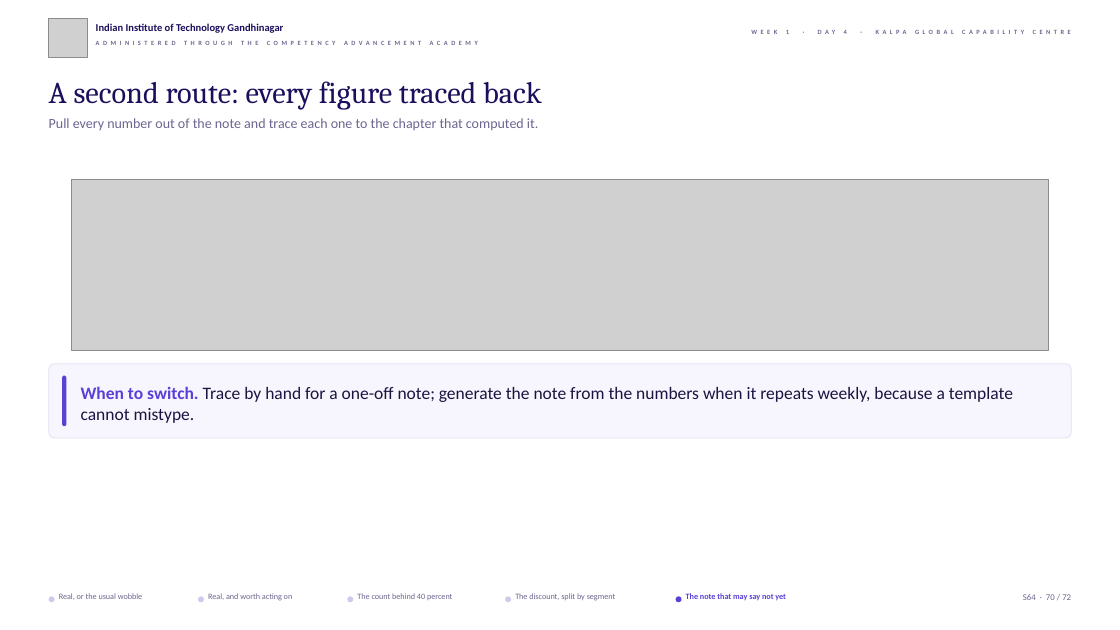
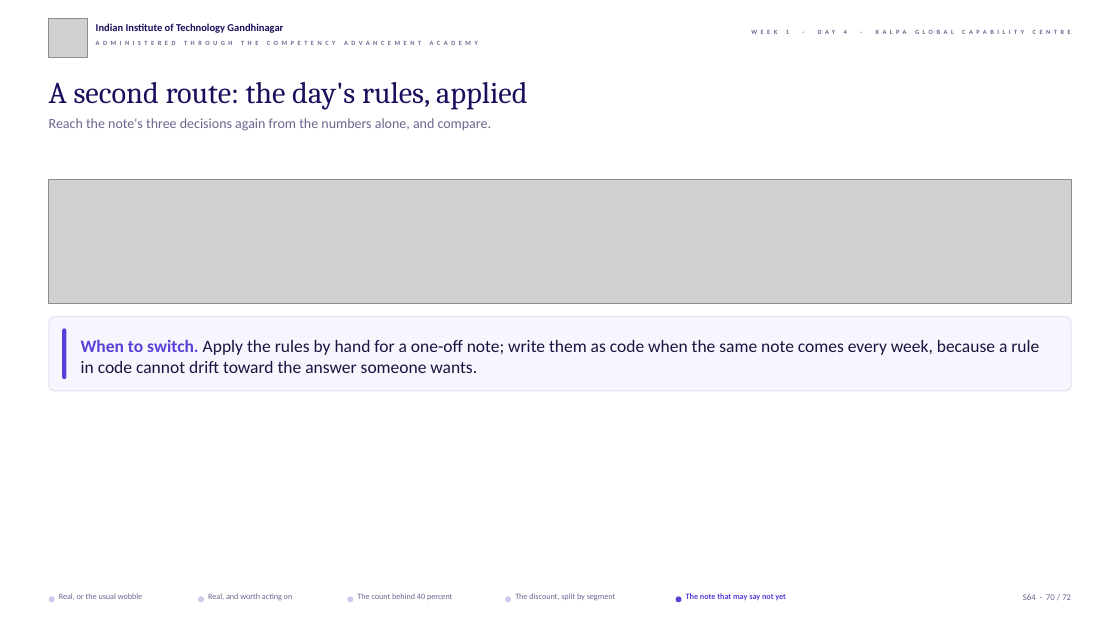
Before and after one commit to fde-academy-lab/c2-content-factory, a slide deck: slide 70 of content/W01/D4/slides/C2_W01_D04_half1_STUDENT.pptx. Drawn at 1120x630 pixels with LibreOffice and Linux fonts; fonts in the diff are those of the drawing; grey boxes stand for pictures; background and template pictures are left out. Boxes give left, top, right and bottom in pixels: in the first picture for what was removed or moved away, otherwise in the second. Text is boxed around its words. In the diff, an @@ line names an element or a change of style, - is before the commit and + after.

```diff
--- a/content/W01/D4/slides/C2_W01_D04_half1_STUDENT.pptx
+++ b/content/W01/D4/slides/C2_W01_D04_half1_STUDENT.pptx
@@ text at (49, 82, 528, 109): text changed @@
-A second route: every figure traced back
+A second route: the day's rules, applied
@@ text at (49, 118, 492, 131): text changed @@
-Pull every number out of the note and trace each one to the chapter that computed it.
+Reach the note's three decisions again from the numbers alone, and compare.
@@ picture: place and size @@
-picture at (71, 180, 1048, 350)
+picture at (49, 180, 1071, 303)
@@ rounded rectangle: place and size @@
-rounded rectangle at (49, 364, 1071, 438)
+rounded rectangle at (49, 317, 1071, 391)
@@ rounded rectangle: place and size @@
-rounded rectangle at (62, 376, 66, 426)
+rounded rectangle at (62, 329, 66, 379)
@@ text at (81, 339, 1039, 373): text changed @@
-When to switch. Trace by hand for a one-off note; generate the note from the numbers when it repeats weekly, because a template cannot mistype.
+When to switch. Apply the rules by hand for a one-off note; write them as code when the same note comes every week, because a rule in code cannot drift toward the answer someone wants.
```
Also in this commit, not shown: 52 other slides changed, 4 other files.
